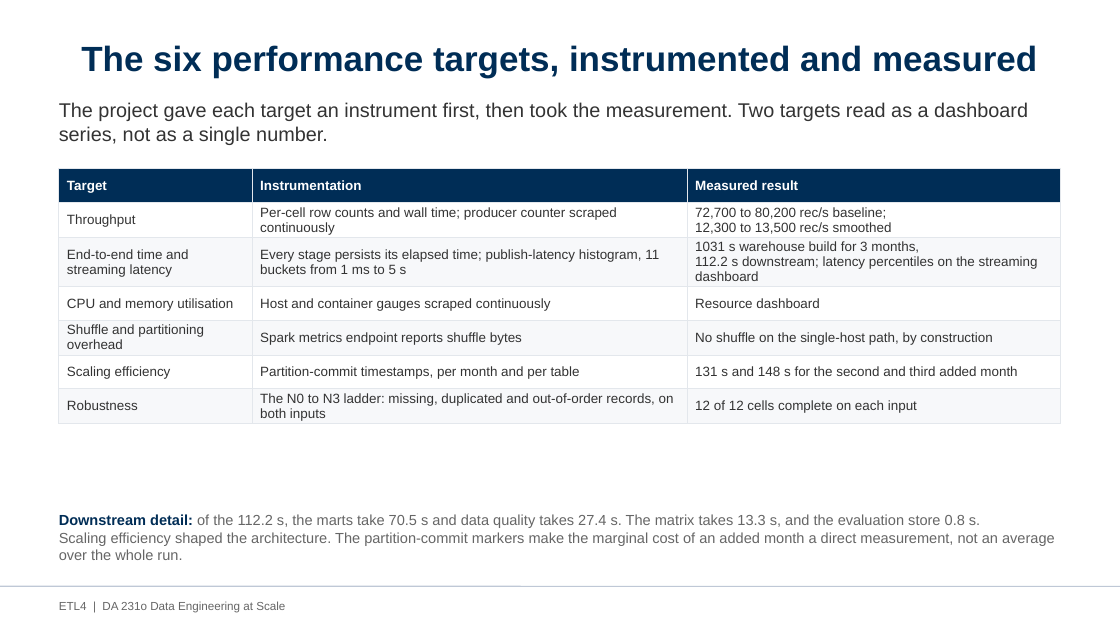
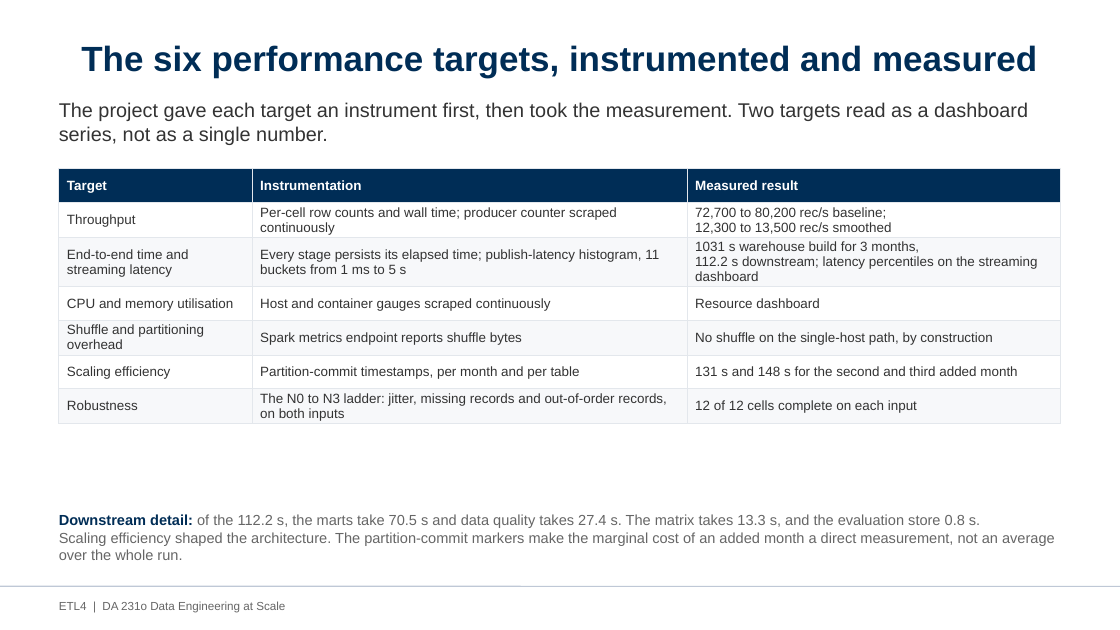
Before and after one commit to AvinashKompalli/Clean-Flight-Paths-from-Noisy-Aircraft-Data-at-Scale, a slide deck: slide 17 of etl4/docs/ETL4_Project_Presentation.pptx. Drawn at 1120x630 pixels with LibreOffice and Linux fonts; fonts in the diff are those of the drawing. Boxes give left, top, right and bottom in pixels: in the first picture for what was removed or moved away, otherwise in the second. Text is boxed around its words. In the diff, an @@ line names an element or a change of style, - is before the commit and + after.

```diff
--- a/etl4/docs/ETL4_Project_Presentation.pptx
+++ b/etl4/docs/ETL4_Project_Presentation.pptx
@@ table at [59, 169, 1061, 425] @@
-row 7, column 2: The N0 to N3 ladder: missing, duplicated and out-of-order records, on both inputs
+row 7, column 2: The N0 to N3 ladder: jitter, missing records and out-of-order records, on both inputs
```
Also in this commit, not shown: 11 other slides changed, 1 other file.
